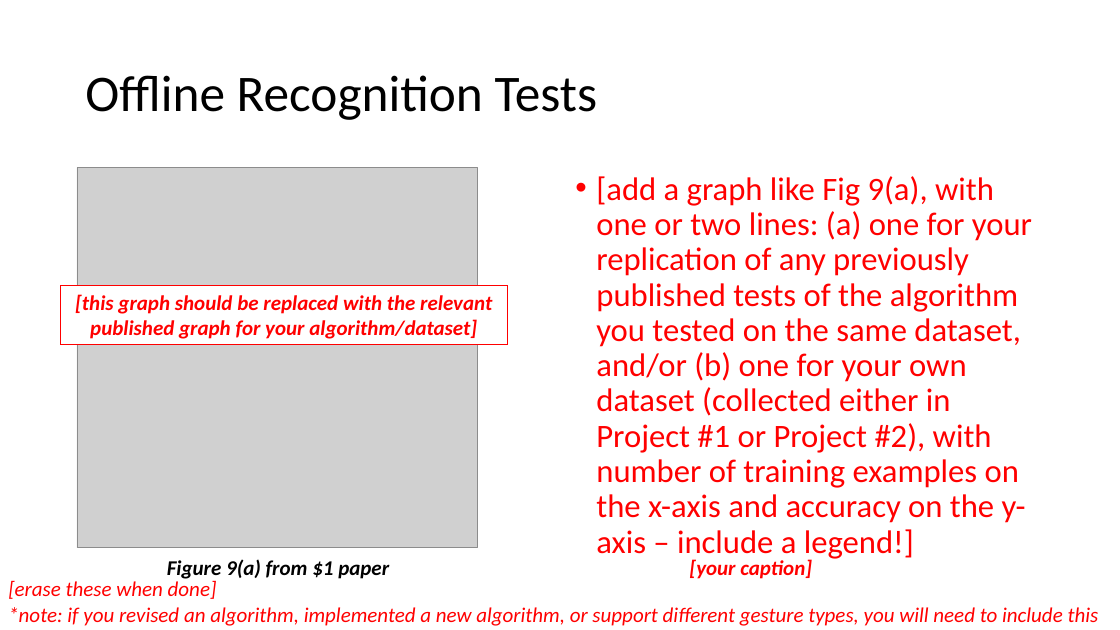
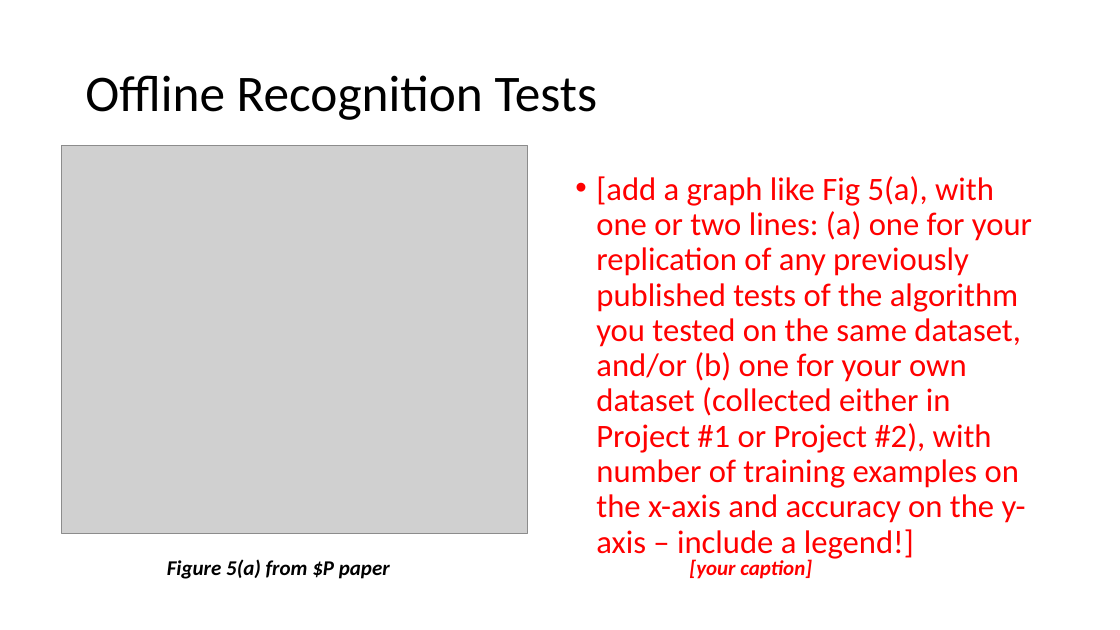
Before and after one commit to pixelfac/hcira-project-23, a slide deck: slide 4 of HCIRA-Proj2-demo-template.pptx. Drawn at 1120x630 pixels with LibreOffice and Linux fonts; fonts in the diff are those of the drawing; grey boxes stand for pictures. Boxes give left, top, right and bottom in pixels: in the first picture for what was removed or moved away, otherwise in the second. Text is boxed around its words. In the diff, an @@ line names an element or a change of style, - is before the commit and + after.

Commit message:
update ppt

```diff
--- a/HCIRA-Proj2-demo-template.pptx
+++ b/HCIRA-Proj2-demo-template.pptx
@@ picture resized from (x1=77, y1=168, x2=478, y2=548) to (x1=61, y1=145, x2=528, y2=534) @@
@@ text at (x1=596, y1=176, x2=1032, y2=561): text changed @@
-• [add a graph like Fig 9(a), with one or two lines: (a) one for your replication of any previously published tests of the algorithm you tested on the same dataset, and/or (b) one for your own dataset (collected either in Project #1 or Project #2), with number of training examples on the x-axis and accuracy on the y-axis – include a legend!]
+• [add a graph like Fig 5(a), with one or two lines: (a) one for your replication of any previously published tests of the algorithm you tested on the same dataset, and/or (b) one for your own dataset (collected either in Project #1 or Project #2), with number of training examples on the x-axis and accuracy on the y-axis – include a legend!]
@@ rectangle removed at (x1=60, y1=286, x2=507, y2=345) @@
-[this graph should be replaced with the relevant published graph for your algorithm/dataset]
@@ text at (x1=167, y1=559, x2=390, y2=579): text changed @@
-Figure 9(a) from $1 paper
+Figure 5(a) from $P paper
@@ text removed at (x1=8, y1=580, x2=1099, y2=626) @@
-[erase these when done]
-*note: if you revised an algorithm, implemented a new algorithm, or support different gesture types, you will need to include this
```
